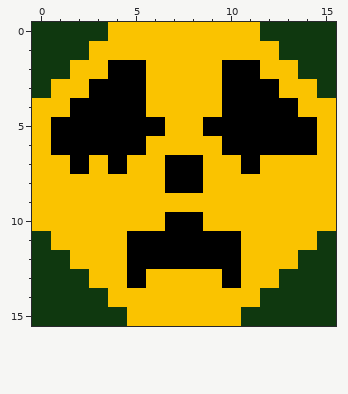
Pixel-art file -- assets/sprites/nuke.aseprite. The first picture shows the starting point.
16x16 pixels, 1 frame.
The same view after the edit:
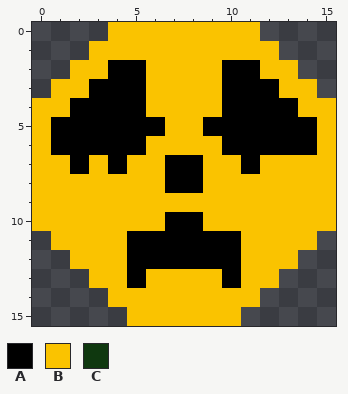
Palette (. is transparent): A #000000  B #fac300  C #0f380f
Change:
{"y":0,"x":0,"old":"CCCC","new":"...."}
{"y":0,"x":12,"old":"CCCC","new":"...."}
{"y":1,"x":0,"old":"CCC","new":"..."}
{"y":1,"x":13,"old":"CCC","new":"..."}
{"y":2,"x":0,"old":"CC","new":".."}
{"y":2,"x":14,"old":"CC","new":".."}
{"y":3,"x":0,"old":"C","new":"."}
{"y":3,"x":15,"old":"C","new":"."}
{"y":11,"x":0,"old":"C","new":"."}
{"y":11,"x":15,"old":"C","new":"."}
{"y":12,"x":0,"old":"CC","new":".."}
{"y":12,"x":14,"old":"CC","new":".."}
{"y":13,"x":0,"old":"CCC","new":"..."}
{"y":13,"x":13,"old":"CCC","new":"..."}
{"y":14,"x":0,"old":"CCCC","new":"...."}
{"y":14,"x":12,"old":"CCCC","new":"...."}
{"y":15,"x":0,"old":"CCCCC","new":"....."}
{"y":15,"x":11,"old":"CCCCC","new":"....."}
